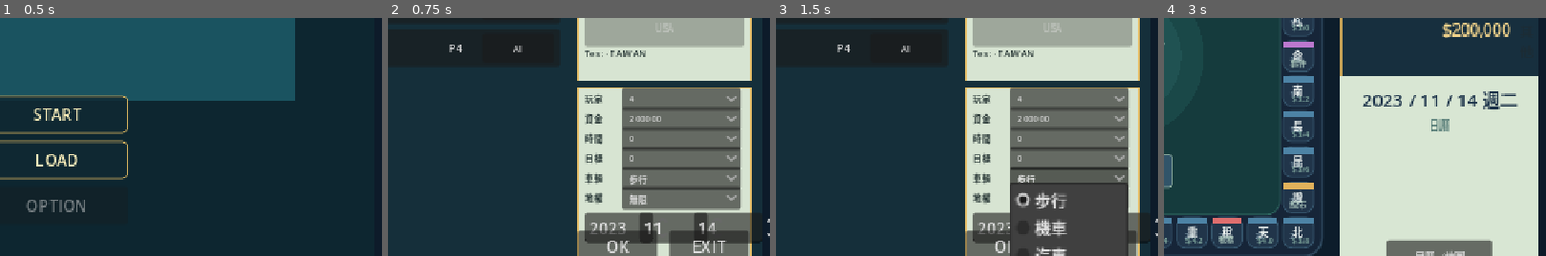
Above: before the commit, frames 1-4 (left to right).
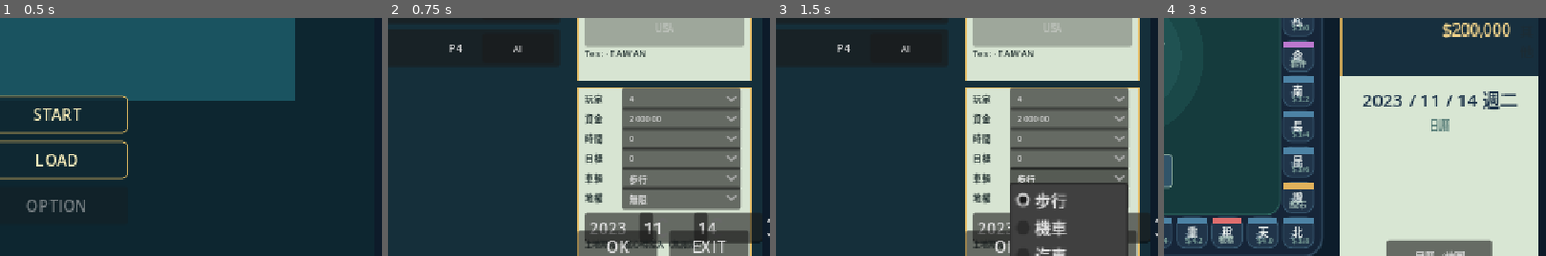
Above: after the commit, the same moments.

Repository: nurockplayer/richman4-remake
Game: Godot game, scene res://game/main.tscn
The game is run twice, just before and just after one commit, with the same random seed, the same clock (stepped at 60 frames per second) and the same inputs.
Inputs:
- Up to frame 1 (0.5 s): no input
- Up to frame 2 (0.75 s): click "START" at 0.5 s
- Up to frame 3 (1.5 s): click "步行" at 1.25 s
- Up to frame 4 (3 s): click "無限" at 2 s; click "OK" at 2.75 s
The pictures show only the part of the screen within x 43-93%, y 46-96%; the shares and areas given below are measured in that part.

Frame 1 is identical in both runs. In frame 2, 0.4% of the frame differs, in the area x 51-82%, y 93-97%; in frame 3, 0.1%; in frame 4, nothing differs.

Commit message:
feat: connect source setup choices to factory

Diff:
--- a/game/ui/main_ui.gd
+++ b/game/ui/main_ui.gd
@@ -1270,7 +1270,7 @@
 		if not player is Dictionary or not player.has("character_id"):
 			return {}
 		character_ids.append(int(player.get("character_id", -1)))
-	return {
+	var options := {
 		"original_inventory": int(state.get("version", 0)) in [4, 5, 6, COMPANY_SAVE_VERSION, STATUS_SAVE_VERSION, HAZARD_SAVE_VERSION, PROPERTY_CARD_SAVE_VERSION, REMODEL_SAVE_VERSION, RESEARCH_SAVE_VERSION, BUILDING_CARD_SAVE_VERSION],
 		"original_facilities": int(state.get("version", 0)) in [5, 6, COMPANY_SAVE_VERSION, STATUS_SAVE_VERSION, HAZARD_SAVE_VERSION, PROPERTY_CARD_SAVE_VERSION, REMODEL_SAVE_VERSION, RESEARCH_SAVE_VERSION, BUILDING_CARD_SAVE_VERSION],
 		"original_gods": int(state.get("version", 0)) in [6, COMPANY_SAVE_VERSION, STATUS_SAVE_VERSION, HAZARD_SAVE_VERSION, PROPERTY_CARD_SAVE_VERSION, REMODEL_SAVE_VERSION, RESEARCH_SAVE_VERSION, BUILDING_CARD_SAVE_VERSION],
@@ -1287,6 +1287,19 @@
 		"start_date": {"year": int(start_date.get("year", 0)), "month": int(start_date.get("month", 0)), "day": int(start_date.get("day", 0))},
 		"character_ids": character_ids,
 	}
+	var initial_flags: Variant = state.get("initial_human_flags", null)
+	if initial_flags is Array and initial_flags.size() == player_count:
+		var flags_valid := true
+		for flag in initial_flags:
+			if typeof(flag) != TYPE_BOOL:
+				flags_valid = false
+				break
+		if flags_valid:
+			options["human_flags"] = initial_flags.duplicate()
+	var initial_vehicle: Variant = state.get("initial_vehicle", null)
+	if initial_vehicle is String and ["walking", "motorcycle", "car"].has(initial_vehicle):
+		options["initial_vehicle"] = initial_vehicle
+	return options
 
 func _populate_setup_controls() -> void:
 	var player_count := int(_as_array(state.get("players", [])).size())
@@ -1810,13 +1823,15 @@
 	var effective_setup := setup_options.duplicate(true)
 	if effective_setup.is_empty() and (bool(selected_definition.get("original_facilities", false)) or bool(selected_definition.get("supports_original_companies", false))):
 		effective_setup = _default_setup_options(resolved_players, selected_definition)
+	if effective_setup.has("land_tenure_months") and int(effective_setup.get("land_tenure_months", 0)) != 0:
+		_append_local_log("土地期限功能尚未由核心支援；請選擇無限期。")
+		_refresh_log_only()
+		return false
 	var state_script: Variant = load("res://game/core/game_state.gd")
 	var engine_setup := effective_setup.duplicate(true)
-	# Source setup has a richer presentation contract than the current core;
-	# keep UI-only player controls out of the core's strict setup validator.
-	engine_setup.erase("player_types")
-	engine_setup.erase("human_flags")
-	engine_setup.erase("initial_vehicle")
+	# Land tenure is displayed as a bounded pending option until the core
+	# contract lands. Zero is the current infinite-tenure default and is omitted
+	# explicitly so the strict factory does not mistake it for implemented input.
 	engine_setup.erase("land_tenure_months")
 	var candidate: Variant = null
 	if state_script != null:
@@ -1835,7 +1850,6 @@
 	else:
 		_cancel_presentation()
 		game_state = candidate
-		_apply_source_player_types(candidate, setup_options)
 		_active_map_definition = selected_definition
 		_local_log.clear()
 		_append_local_log("已建立新局 · seed %d · %d 位玩家。" % [resolved_seed, resolved_players])
@@ -1845,14 +1859,6 @@
 	end_overlay.hide()
 	_ai_pending = false
 	return true
-
-func _apply_source_player_types(candidate: Object, setup_options: Dictionary) -> void:
-	var flags: Variant = setup_options.get("human_flags", [])
-	if not flags is Array or not candidate.has_method("set_player_ai"):
-		return
-	for index in range(mini(flags.size(), int(setup_options.get("character_ids", []).size()))):
-		candidate.call("set_player_ai", index, not bool(flags[index]))
-
 func _setup_audio() -> void:
 	var audio_script: Variant = load("res://game/platform/original_audio.gd")
 	if audio_script == null:
--- a/game/ui/source_setup_panel.gd
+++ b/game/ui/source_setup_panel.gd
@@ -95,6 +95,8 @@
 			humans += 1
 	if humans == 0:
 		return {"ok": false, "message": "至少需要一位真人玩家。"}
+	if _land_tenure != null and _land_tenure.get_selected_id() != 0:
+		return {"ok": false, "message": "土地期限功能尚未由核心支援；請選擇無限期。"}
 	if _selected_map.is_empty():
 		return {"ok": false, "message": "尚未選擇可用地圖。"}
 	return {"ok": true, "options": {
@@ -220,9 +222,16 @@
 	_land_tenure.set_item_text(0, "無限")
 	for index in range(1, _land_tenure.item_count):
 		_land_tenure.set_item_text(index, "%d月" % LAND_TENURE[index])
+		_land_tenure.set_item_disabled(index, true)
+	_land_tenure.tooltip_text = "土地期限：核心功能待接入，目前僅支援無限期。"
 	_year = _spin(settings, "StartYear", 1998, 9999, 1998, Vector2(7, 126))
 	_month = _spin(settings, "StartMonth", 1, 12, 1, Vector2(62, 126))
 	_day = _spin(settings, "StartDay", 1, 31, 1, Vector2(117, 126))
+	var pending := _label("土地期限：核心待接入（無限期）", 8, INK)
+	pending.name = "LandTenurePending"
+	pending.position = Vector2(7, 150)
+	pending.size = Vector2(160, 18)
+	settings.add_child(pending)
 	_error = _label("", 9, Color("#b83d3d"))
 	_error.position = Vector2(12, 436)
 	_error.size = Vector2(420, 20)
--- a/tests/source_setup_ui.gd
+++ b/tests/source_setup_ui.gd
@@ -48,7 +48,40 @@
 		_expect(setup.find_child("InitialFund", true, false) != null, "source setup keeps the initial fund selector")
 		_expect(setup.find_child("DayLimit", true, false) != null, "source setup keeps the game time selector")
 		_expect(setup.find_child("WealthTarget", true, false) != null, "source setup keeps the victory target selector")
+		_expect(setup.find_child("InitialVehicle", true, false) != null, "source setup exposes the initial vehicle selector")
+		_expect(setup.find_child("LandTenure", true, false) != null, "source setup exposes the bounded land-tenure status")
 		_expect(setup.find_child("OK", true, false) != null and setup.find_child("EXIT", true, false) != null, "source setup has OK and EXIT controls")
+		var land_tenure := setup.find_child("LandTenure", true, false) as OptionButton
+		_expect(land_tenure != null and land_tenure.get_popup().is_item_disabled(1), "unsupported nonzero land tenure choices are visibly disabled")
+		if land_tenure != null:
+			land_tenure.select(1)
+			var blocked_tenure: Dictionary = setup.call("collect_options")
+			_expect(not bool(blocked_tenure.get("ok", false)), "unsupported nonzero land tenure cannot be silently discarded")
+			land_tenure.select(0)
+		var before_cancel: String = ui.game_state.to_json() if ui.game_state != null else JSON.stringify(ui.state)
+		setup.call("cancel")
+		await process_frame
+		_expect(not bool(shell.call("is_setup_visible")), "EXIT closes the source setup panel")
+		_expect((ui.game_state.to_json() if ui.game_state != null else JSON.stringify(ui.state)) == before_cancel, "cancel leaves the current match unchanged")
+		ui._on_source_start_requested()
+		await process_frame
+		var confirmed_options: Dictionary = ui._default_setup_options(3, ui._active_map_definition)
+		confirmed_options["character_ids"] = [0, 1, 2]
+		confirmed_options["human_flags"] = [true, true, false]
+		confirmed_options["initial_vehicle"] = "car"
+		ui._on_source_setup_confirmed(confirmed_options, ui._active_map_definition)
+		await process_frame
+		var players: Array = ui.state.get("players", [])
+		_expect(players.size() == 3, "source setup confirmation creates the requested player count")
+		if players.size() == 3:
+			_expect(bool(players[0].get("is_human", false)) and bool(players[1].get("is_human", false)) and bool(players[2].get("is_ai", false)), "source setup confirmation preserves selected human and AI controls")
+			_expect(int(players[0].get("cash", 0)) == 100000 and int(players[0].get("deposit", 0)) == 100000 and int(players[1].get("cash", 0)) == 100000 and int(players[1].get("deposit", 0)) == 100000, "source setup confirmation gives each selected human equal opening cash and deposit")
+			_expect(int(players[2].get("cash", 0)) == 140000 and int(players[2].get("deposit", 0)) == 60000, "source setup confirmation preserves the computer character cash ratio")
+			_expect(players.all(func(player: Dictionary) -> bool: return str(player.get("vehicle", "")) == "car" and int(player.get("dice_count", 0)) == 3), "source setup confirmation applies the selected vehicle and dice")
+			_expect(int(ui.state.get("inventory_supply", {}).get("tools", {}).get("汽車", -1)) == 7 and players.all(func(player: Dictionary) -> bool: return int(player.get("tools", {}).get("汽車", 0)) == 0), "source setup confirmation deducts equipped cars once from the shared supply")
+			_expect(int(ui.state.get("bank", {}).get("deposits", -1)) == int(players[0].get("deposit", 0)) + int(players[1].get("deposit", 0)) + int(players[2].get("deposit", 0)), "source setup confirmation keeps bank deposits authoritative")
+			var restart_options: Dictionary = ui._setup_options_from_state()
+			_expect(restart_options.get("human_flags", []) == [true, true, false] and restart_options.get("initial_vehicle", "") == "car", "restart setup defaults preserve the selected source controls")
 	ui.queue_free()
 	await create_timer(0.1).timeout
 	print("Source setup UI checks: %d, failures: %d" % [checks, failures])
